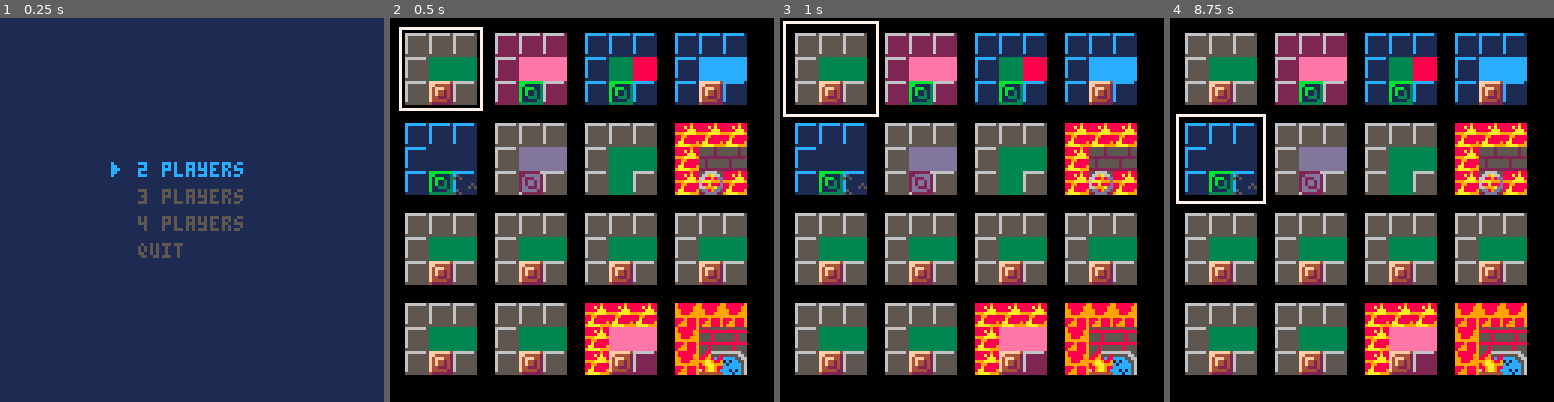
Above: before the commit, frames 1-4 (left to right).
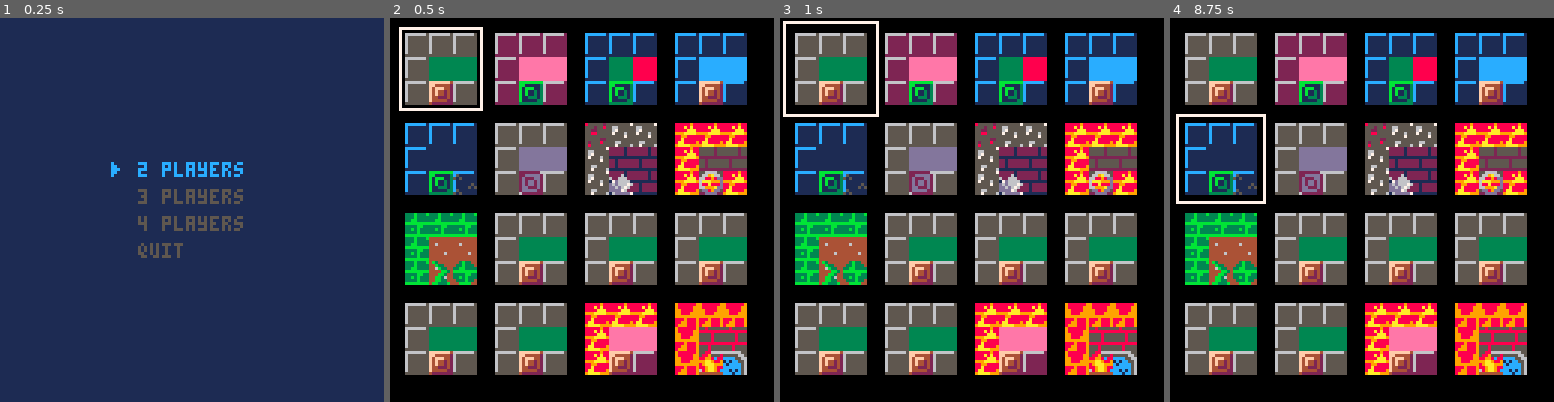
Above: after the commit, the same moments.

Repository: sdegutis/shepherdgame.com
Game: PICO-8 cartridge bomberman.p8
The game is run twice, just before and just after one commit, with the same random seed, the same clock (stepped at 60 frames per second) and the same inputs.
Inputs:
- Up to frame 1 (0.25 s): no input
- Up to frame 2 (0.5 s): tap X (X key) at 0.33 s
- Up to frame 3 (1 s): tap O (Z key) at 0.7 s
- Up to frame 4 (8.75 s): tap X (X key) at 1.07, 1.85, 2.97, 4.08, 5.2, 6.32, 7.43, 8.55 s; hold Right 1.6-2.1 s; tap O (Z key) every 0.4 s from 1.7 to 8.5 s; hold Up 2.15-2.42 s; hold Right 2.47-3.03 s; hold Left 3.08-3.58 s; hold Down 3.63-3.97 s; hold Right 4.02-4.68 s; hold Up 4.73-5.03 s; hold Left 5.08-5.68 s; hold Down 5.73-6.03 s; hold Right 6.08-6.58 s; hold Right 6.63-7.13 s; hold Up 7.18-7.45 s; hold Right 7.5-8.07 s; hold Left 8.12-8.62 s; hold Down from 8.67 s (still down)

Frame 1 is identical in both runs. In frame 2, 5.8% of the frame differs, in the area x 3-70%, y 27-70%; in frame 3, 5.8%; in frame 4, 5.8%.

Commit message:
David's new level

Diff:
--- a/bomberman.p8
+++ b/bomberman.p8
@@ -1082,7 +1082,7 @@
 
 
 __gff__
-0000000000000000000000000000000000000000000000000000010101000001000000000000000000000000000000000000000000000000000000010101010100000000000000000000000000000000000000000001000000000000000000000000000000000000000000000000000000000000000000000000000000000000
+0000000000000000000000000000000000000000000000000000010101000001000000000000000000000000000000000000000000000000000000010101010101000101010100010101010101010100000000000001000000000000000001000000000000000000000000000000000000000000000000000000000000000000
 0000000000000000000000000000000000000000000000000000000000000000000000000000000000000000000000000000000000000000000000000000000000000000000000000000000000000000000000000000000000000000000000000000000000000000000000000000000000000000000000000000000000000000
 __map__
 1a1a1a1a1a1a1a1a1a1a1a1a1a1a1a2a1c1c1c1c1c1c1c1c1c1c1c1c1c1c1c2b1b1b1b1b1b1b1b1b1b1b1b1b1b1b1b2b1b1b1b1b1b1b1b1b1b1b1b1b1b1b1b2a00000000000000000000000000000000000000000000000000000000000000000000000000000000000000000000000000000000000000000000000000000000
@@ -1101,32 +1101,32 @@
 1a0a0a0a0a0a0a0a0a0a0a0a0a0a1a001c0c0c0c0c0c0c0c0c0c0c0c0c0c1c001b0a0f0a0f0a0f0a0f0a0f0a0f0a1b001b0b0b0b0b0b0b0b0b0b0b0b0b0b1b0000000000000000000000000000000000000000000000000000000000000000000000000000000000000000000000000000000000000000000000000000000000
 1a1a1a1a1a1a1a1a1a1a1a1a1a1a1a001c1c1c1c1c1c1c1c1c1c1c1c1c1c1c001b1b1b1b1b1b1b1b1b1b1b1b1b1b1b001b1b1b1b1b1b1b1b1b1b1b1b1b1b1b0000000000000000000000000000000000000000000000000000000000000000000000000000000000000000000000000000000000000000000000000000000000
 0000000000000000000000000000000000000000000000000000000000000000000000000000000000000000000000000000000000000000000000000000000000000000000000000000000000000000000000000000000000000000000000000000000000000000000000000000000000000000000000000000000000000000
-1b1b1b1b1b1b1b1b1b1b1b1b1b1b1b2b1a1a1a1a1a1a1a1a1a1a1a1a1a1a1a2e1a1a1a1a1a1a1a1a1a1a1a1a1a1a1a0a1f1f1f1f1f1f1f1f1f1f1f1f1f1f1f3a00000000000000000000000000000000000000000000000000000000000000000000000000000000000000000000000000000000000000000000000000000000
-1b0d0d0d0d0d0d0d0d0d0d0d0d0d1b001a2f2f1a2f2f1a1a2f2f2f2f2f2f1a001a0a0a0a0a0a0a0a0a0a0a0a0a0a1a001f1e1e1e1f1f1e1f1e1f1f1e1e1e1f0000000000000000000000000000000000000000000000000000000000000000000000000000000000000000000000000000000000000000000000000000000000
-1b0d1d0d1d0d1d0d1d0d1d0d1d0d1b001a2f1a2f2f2f2f2f2f2f2f1a1a2f1a001a0a1a0a1a0a1a0a1a0a1a0a1a0a1a001f1e1f1e1e1e1e1f1e1e1e1e1f1e1f0000000000000000000000000000000000000000000000000000000000000000000000000000000000000000000000000000000000000000000000000000000000
-1b0d0d0d0d0d0d0d0d0d0d0d0d0d1b001a2f1a2f2f2f2f2f2f2f2f2f2f1a1a001a0a0a0a0a0a0a0a0a0a0a0a0a0a1a001f1e3f3b3c1e1e1e1e1e3b3c3f1e1f0000000000000000000000000000000000000000000000000000000000000000000000000000000000000000000000000000000000000000000000000000000000
-1b0d1d0d1d0d1d0d1d0d1d0d1d0d1b001a2f2f2f2f1a2f1a2f1a2f2f2f2f1a001a0a1a0a1a0a1a0a1a0a1a0a1a0a1a001f1e1e3d3e1e1e1e1e1e3d3e1e1e1f0000000000000000000000000000000000000000000000000000000000000000000000000000000000000000000000000000000000000000000000000000000000
-1b0d0d0d0d0d0d0d0d0d0d0d0d0d1b001a2f2f2f1a1a2f2f2f1a1a2f2f2f1a001a0a0a0a0a0a0a0a0a0a0a0a0a0a1a001f1e1e1e1e1f1e1e1e1f1e1e1e1e1f0000000000000000000000000000000000000000000000000000000000000000000000000000000000000000000000000000000000000000000000000000000000
-1b0d1d0d1d0d1d0d1d0d1d0d1d0d1b001a2f2f2f2f2f2f2f2f2f2f2f2f1a1a001a0a1a0a1a0a1a0a1a0a1a0a1a0a1a001f1f1e1e1e1e1e1e1e1e1e1e1e1f1f0000000000000000000000000000000000000000000000000000000000000000000000000000000000000000000000000000000000000000000000000000000000
-1b0d0d0d0d0d0d0d0d0d0d0d0d0d1b001a1a2f2f1a2f2f1a2f2f1a2f2f1a1a001a0a0a0a0a0a0a0a0a0a0a0a0a0a1a001f1f1f1e1e1e1e3f1e1e1e1e1f1f1f0000000000000000000000000000000000000000000000000000000000000000000000000000000000000000000000000000000000000000000000000000000000
-1b0d1d0d1d0d1d0d1d0d1d0d1d0d1b001a1a2f2f2f2f2f2f2f2f2f2f2f2f1a001a0a1a0a1a0a1a0a1a0a1a0a1a0a1a001f1f1e1e1e1e1e1e1e1e1e1e1e1f1f0000000000000000000000000000000000000000000000000000000000000000000000000000000000000000000000000000000000000000000000000000000000
-1b0d0d0d0d0d0d0d0d0d0d0d0d0d1b001a2f2f2f1a1a2f2f2f1a1a2f2f2f1a001a0a0a0a0a0a0a0a0a0a0a0a0a0a1a001f1e1e1e1e1f1e1e1e1f1e1e1e1e1f0000000000000000000000000000000000000000000000000000000000000000000000000000000000000000000000000000000000000000000000000000000000
-1b0d1d0d1d0d1d0d1d0d1d0d1d0d1b001a2f2f2f2f1a2f1a2f1a2f2f2f2f1a001a0a1a0a1a0a1a0a1a0a1a0a1a0a1a001f1e1e3b3c1e1e1e1e1e3b3c1e1e1f0000000000000000000000000000000000000000000000000000000000000000000000000000000000000000000000000000000000000000000000000000000000
-1b0d0d0d0d0d0d0d0d0d0d0d0d0d1b001a1a2f2f2f2f2f2f2f2f2f2f1a2f1a001a0a0a0a0a0a0a0a0a0a0a0a0a0a1a001f1e3f3d3e1e1e1e1e1e3d3e3f1e1f0000000000000000000000000000000000000000000000000000000000000000000000000000000000000000000000000000000000000000000000000000000000
-1b0d1d0d1d0d1d0d1d0d1d0d1d0d1b001a2f1a1a2f2f2f2f2f2f2f2f1a2f1a001a0a1a0a1a0a1a0a1a0a1a0a1a0a1a001f1e1f1e1e1e1e1f1e1e1e1e1f1e1f0000000000000000000000000000000000000000000000000000000000000000000000000000000000000000000000000000000000000000000000000000000000
-1b0d0d0d0d0d0d0d0d0d0d0d0d0d1b001a2f2f2f2f2f2f1a1a2f2f1a2f2f1a001a0a0a0a0a0a0a0a0a0a0a0a0a0a1a001f1e1e1e1f1f1e1f1e1f1f1e1e1e1f0000000000000000000000000000000000000000000000000000000000000000000000000000000000000000000000000000000000000000000000000000000000
-1b1b1b1b1b1b1b1b1b1b1b1b1b1b1b001a1a1a1a1a1a1a1a1a1a1a1a1a1a1a001a1a1a1a1a1a1a1a1a1a1a1a1a1a1a001f1f1f1f1f1f1f1f1f1f1f1f1f1f1f0000000000000000000000000000000000000000000000000000000000000000000000000000000000000000000000000000000000000000000000000000000000
-…(14 lines of a section not shown)…
+1b1b1b1b1b1b1b1b1b1b1b1b1b1b1b2b1a1a1a1a1a1a1a1a1a1a1a1a1a1a1a2e4c4b4b4b4e4e4b4b4b4b4b4c4c4b4b5f1f1f1f1f1f1f1f1f1f1f1f1f1f1f1f3a00000000000000000000000000000000000000000000000000000000000000000000000000000000000000000000000000000000000000000000000000000000
+1b0d0d0d0d0d0d0d0d0d0d0d0d0d1b001a2f2f1a2f2f1a1a2f2f2f2f2f2f1a004b4f4f4f5e4e4d4b4b4b5e4f4f4f4c001f1e1e1e1f1f1e1f1e1f1f1e1e1e1f0000000000000000000000000000000000000000000000000000000000000000000000000000000000000000000000000000000000000000000000000000000000
+1b0d1d0d1d0d1d0d1d0d1d0d1d0d1b001a2f1a2f2f2f2f2f2f2f2f1a1a2f1a004b4f4f4f4f4e4b4b4c4b4f4f4f4f4e001f1e1f1e1e1e1e1f1e1e1e1e1f1e1f0000000000000000000000000000000000000000000000000000000000000000000000000000000000000000000000000000000000000000000000000000000000
+1b0d0d0d0d0d0d0d0d0d0d0d0d0d1b001a2f1a2f2f2f2f2f2f2f2f2f2f1a1a004b4f4f4f4f4e4d4b4b4d4f4f4f4f4e001f1e3f3b3c1e1e1e1e1e3b3c3f1e1f0000000000000000000000000000000000000000000000000000000000000000000000000000000000000000000000000000000000000000000000000000000000
+1b0d1d0d1d0d1d0d1d0d1d0d1d0d1b001a2f2f2f2f1a2f1a2f1a2f2f2f2f1a004c4f4f4f4f4b4b4c4e4b4f4f4f4f4e001f1e1e3d3e1e1e1e1e1e3d3e1e1e1f0000000000000000000000000000000000000000000000000000000000000000000000000000000000000000000000000000000000000000000000000000000000
+1b0d0d0d0d0d0d0d0d0d0d0d0d0d1b001a2f2f2f1a1a2f2f2f1a1a2f2f2f1a004c4f4f4f4f4f4f4f4f4f4f4f4f4f4b001f1e1e1e1e1f1e1e1e1f1e1e1e1e1f0000000000000000000000000000000000000000000000000000000000000000000000000000000000000000000000000000000000000000000000000000000000
+1b0d1d0d1d0d1d0d1d0d1d0d1d0d1b001a2f2f2f2f2f2f2f2f2f2f2f2f1a1a004e4f4f4f4f4f4f4f4f4f4f4f4f4f4b001f1f1e1e1e1e1e1e1e1e1e1e1e1f1f0000000000000000000000000000000000000000000000000000000000000000000000000000000000000000000000000000000000000000000000000000000000
+1b0d0d0d0d0d0d0d0d0d0d0d0d0d1b001a1a2f2f1a2f2f1a2f2f1a2f2f1a1a004b4d4d4f5e4f4f5e4f4f5e4f4c4c4b001f1f1f1e1e1e1e3f1e1e1e1e1f1f1f0000000000000000000000000000000000000000000000000000000000000000000000000000000000000000000000000000000000000000000000000000000000
+1b0d1d0d1d0d1d0d1d0d1d0d1d0d1b001a1a2f2f2f2f2f2f2f2f2f2f2f2f1a004b4f4f4f4f4f4f4f4f4f4f4f4f4f4b001f1f1e1e1e1e1e1e1e1e1e1e1e1f1f0000000000000000000000000000000000000000000000000000000000000000000000000000000000000000000000000000000000000000000000000000000000
+1b0d0d0d0d0d0d0d0d0d0d0d0d0d1b001a2f2f2f1a1a2f2f2f1a1a2f2f2f1a004c4f4f4f4f4f4f4f4f4f4f4f4f4f4b001f1e1e1e1e1f1e1e1e1f1e1e1e1e1f0000000000000000000000000000000000000000000000000000000000000000000000000000000000000000000000000000000000000000000000000000000000
+1b0d1d0d1d0d1d0d1d0d1d0d1d0d1b001a2f2f2f2f1a2f1a2f1a2f2f2f2f1a004b4f4f4f4f4b4b4e4b4b4f4f4f4f4e001f1e1e3b3c1e1e1e1e1e3b3c1e1e1f0000000000000000000000000000000000000000000000000000000000000000000000000000000000000000000000000000000000000000000000000000000000
+1b0d0d0d0d0d0d0d0d0d0d0d0d0d1b001a1a2f2f2f2f2f2f2f2f2f2f1a2f1a004d4f4f4f4f4b4c4b4b4d4f4f4f4f4c001f1e3f3d3e1e1e1e1e1e3d3e3f1e1f0000000000000000000000000000000000000000000000000000000000000000000000000000000000000000000000000000000000000000000000000000000000
+1b0d1d0d1d0d1d0d1d0d1d0d1d0d1b001a2f1a1a2f2f2f2f2f2f2f2f1a2f1a004b4f4f4f4f4b4b4c4e4b4f4f4f4f4e001f1e1f1e1e1e1e1f1e1e1e1e1f1e1f0000000000000000000000000000000000000000000000000000000000000000000000000000000000000000000000000000000000000000000000000000000000
+1b0d0d0d0d0d0d0d0d0d0d0d0d0d1b001a2f2f2f2f2f2f1a1a2f2f1a2f2f1a004e4f4f4f5e4b4b4b4b4b5e4f4f4f4b001f1e1e1e1f1f1e1f1e1f1f1e1e1e1f0000000000000000000000000000000000000000000000000000000000000000000000000000000000000000000000000000000000000000000000000000000000
+1b1b1b1b1b1b1b1b1b1b1b1b1b1b1b001a1a1a1a1a1a1a1a1a1a1a1a1a1a1a004e4e4c4b4b4d4e4b4b4d4b4b4e4b4b001f1f1f1f1f1f1f1f1f1f1f1f1f1f1f0000000000000000000000000000000000000000000000000000000000000000000000000000000000000000000000000000000000000000000000000000000000
+…(14 lines of a section not shown)…
Not shown, changed: 31 lines of the sprite sheet (__gfx__) section of bomberman.p8
